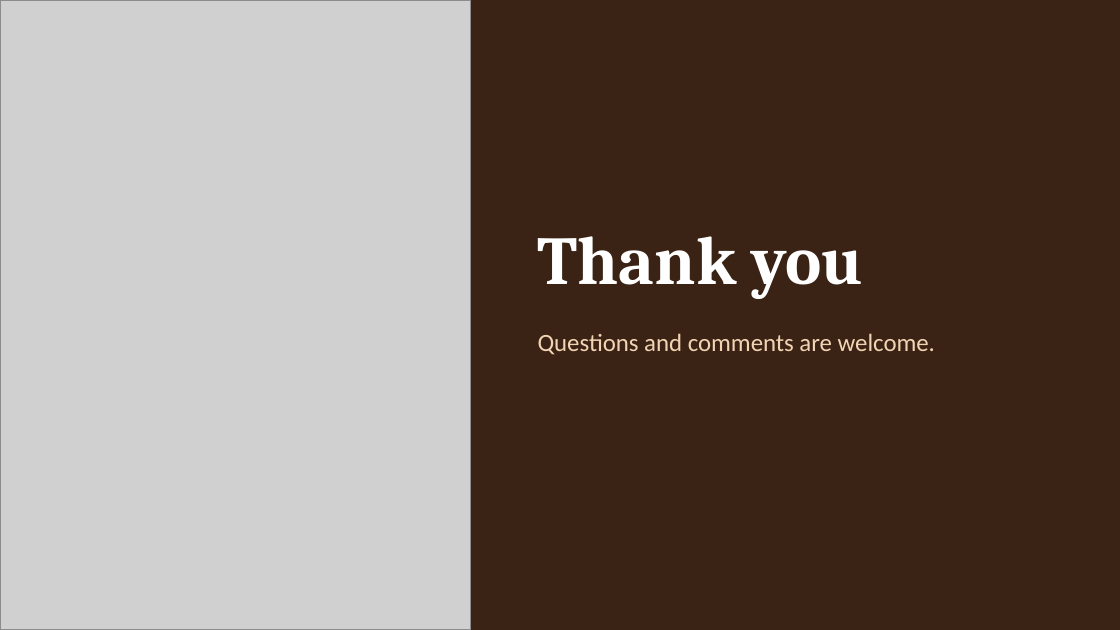
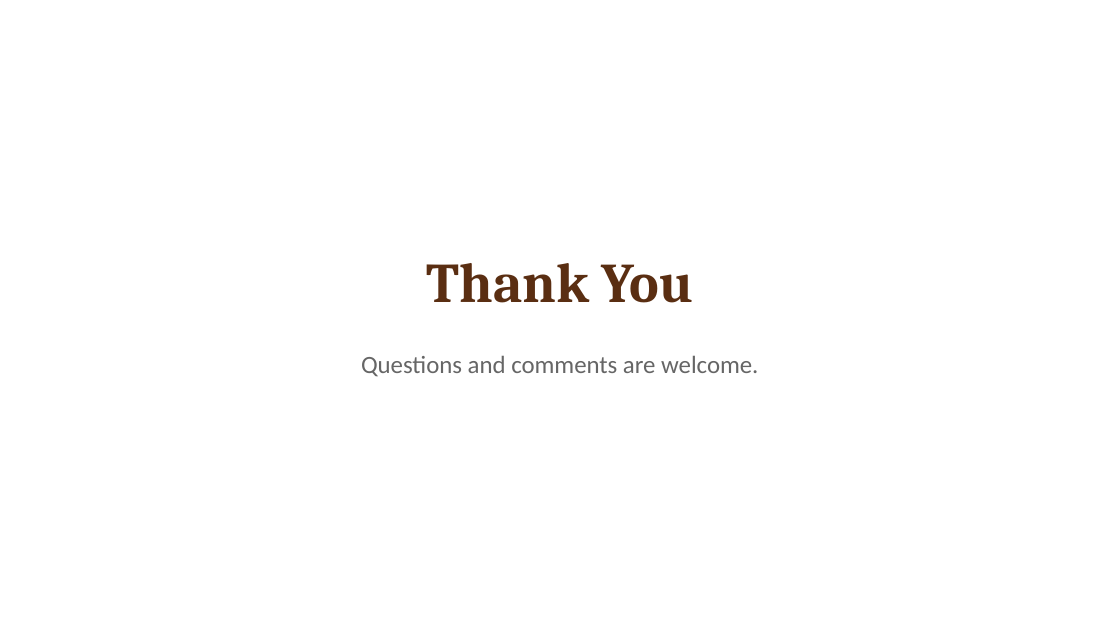
Before and after one commit to BlissNathan1305/turbo-waddle, a slide deck: slide 13 of thesis-presentations/African_Star_Apple_Seed_Oil_RSM.pptx (slide 14 before the commit). Drawn at 1120x630 pixels with LibreOffice and Linux fonts; fonts in the diff are those of the drawing; grey boxes stand for pictures. Boxes give left, top, right and bottom in pixels: in the first picture for what was removed or moved away, otherwise in the second. Text is boxed around its words. In the diff, an @@ line names an element or a change of style, - is before the commit and + after.

```diff
--- a/thesis-presentations/African_Star_Apple_Seed_Oil_RSM.pptx
+++ b/thesis-presentations/African_Star_Apple_Seed_Oil_RSM.pptx
@@ background #3A2314 to #FFFFFF @@
@@ picture removed at [0,0,470,629] @@
@@ text at [427,263,694,303]: text changed; size 44 to 36 pt; text colour #FFFFFF to #5A2E12 @@
-Thank you
+Thank You
@@ text "Questions and comments are welcome.": place and size @@
-text "Questions and comments are welcome." at [538,333,935,355]
+text "Questions and comments are welcome." at [361,355,758,377]
@@ text "Questions and comments are welcome." at [361,355,758,377]: text colour #F2D4B5 to #666666; alignment left to centre @@
```
Also in this commit, not shown: 6 other slides changed, 6 slides added, 7 slides removed, 2 other files.
